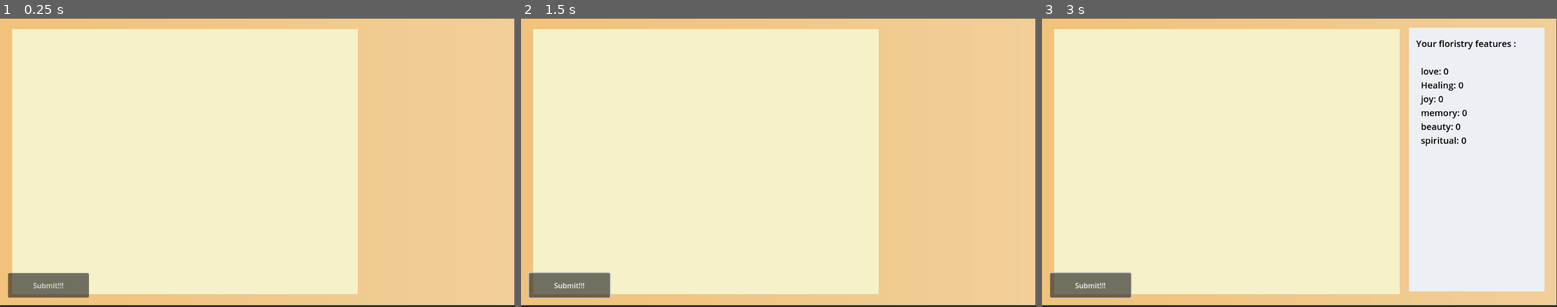
Above: before the commit, frames 1-3 (left to right).
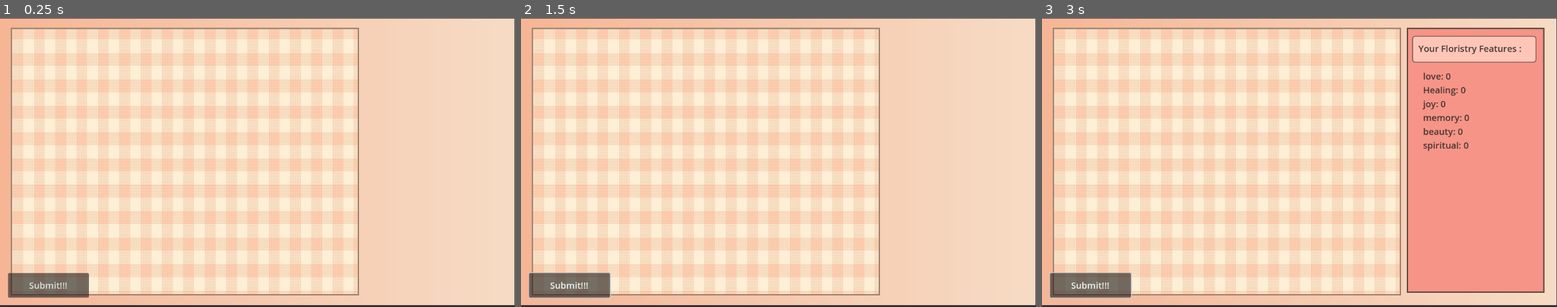
Above: after the commit, the same moments.

Repository: lyDevper/Floristry-Game
Game: Godot game, scene res://scenes/flowerArrange_scene.tscn
Two runs of this game, one before a commit and one after it. Both use one fixed random seed, a clock stepped at 60 frames per second and the inputs below. This scene is started directly instead of the project's main scene.
Inputs (mouse positions are in pixels of both pictures, inside the frame that each line leads up to):
- Up to frame 1 (0.25 s): no input
- Up to frame 2 (1.5 s): click "Submit!!!" at 0.5 s; tap Enter (ui_accept) at 1.25 s; move the mouse to (891, 148) at 1.27 s; hold Right (ui_right) from 1.28 s (still down); click (891, 148) at 1.42 s
- Up to frame 3 (3 s): tap Enter (ui_accept) at 1.52, 2, 2.75 s; release Right (ui_right) at 2 s; drag from (1196, 176) to (1273, 220) at 2.02 s; move the mouse to (1351, 98) at 2.77 s; hold Left (ui_left) from 2.78 s (still down)

The runs differ from the first frame. In frame 1, 55% of the frame differs, in the area x 0-100%, y 0-100%; in frame 2, 55%; in frame 3, 55%.

Commit message:
ตกแต่ง

Diff:
--- a/scenes/FlowerCard.tscn
+++ b/scenes/FlowerCard.tscn
@@ -5,7 +5,12 @@
 [ext_resource type="Texture2D" uid="uid://dw7uqfcwkus7v" path="res://images/rose_pix.png" id="3_y4spa"]
 
 [sub_resource type="StyleBoxFlat" id="StyleBoxFlat_earyn"]
-bg_color = Color(0.79, 0.69599, 0.6557, 1)
+bg_color = Color(0.81640625, 0.7640853, 0.6824646, 1)
+border_width_left = 3
+border_width_top = 3
+border_width_right = 3
+border_width_bottom = 3
+border_color = Color(0.4862745, 0.40392157, 0.37254903, 1)
 corner_radius_top_left = 5
 corner_radius_top_right = 5
 corner_radius_bottom_right = 5
@@ -17,7 +22,7 @@
 [sub_resource type="LabelSettings" id="LabelSettings_l3wr0"]
 font = SubResource("SystemFont_rh8th")
 font_size = 20
-font_color = Color(0, 0, 0, 1)
+font_color = Color(0.296875, 0.22761704, 0.19714355, 1)
 
 [node name="FlowerCard" type="Panel"]
 custom_minimum_size = Vector2(300, 75)
--- a/scenes/ScorePanel.gd
+++ b/scenes/ScorePanel.gd
@@ -5,7 +5,7 @@
 
 # Function to update the score text in the label
 func render_score():
-	var score_text = "Your floristry features :\n"
+	var score_text = "Your Floristry Features :\n"
 	score_text += "\n"
 	# Loop through all semantics and display their score
 	for key in floristryScore.total_semantics.keys():
--- a/scenes/flowerArrange_scene.tscn
+++ b/scenes/flowerArrange_scene.tscn
@@ -1,21 +1,49 @@
-[gd_scene load_steps=11 format=3 uid="uid://bkuh8f77ua8fp"]
+[gd_scene load_steps=15 format=3 uid="uid://bkuh8f77ua8fp"]
 
+[ext_resource type="Texture2D" uid="uid://cerebpdt72xvt" path="res://images/sheetPattern.png" id="1_afopg"]
 [ext_resource type="PackedScene" uid="uid://cykeab16i3v7u" path="res://scenes/FlowerCard.tscn" id="1_c2tyu"]
 [ext_resource type="Script" uid="uid://cj8p6rrw8y1aw" path="res://scenes/FlowerBucket.gd" id="1_earyn"]
 [ext_resource type="Script" uid="uid://ccdwrgvhwjybb" path="res://scripts/SubmitBtn.gd" id="3_earyn"]
 [ext_resource type="Script" uid="uid://cd3mha31lm4t5" path="res://scenes/ScorePanel.gd" id="4_1pm1s"]
 
 [sub_resource type="Gradient" id="Gradient_5k0ej"]
-colors = PackedColorArray(0.94509804, 0.7607843, 0.48235294, 1, 0.95, 0.80939996, 0.5985, 1)
+colors = PackedColorArray(0.96484375, 0.7141516, 0.5917206, 1, 0.96484375, 0.8607273, 0.76885986, 1)
 
 [sub_resource type="GradientTexture2D" id="GradientTexture2D_nfgb7"]
 gradient = SubResource("Gradient_5k0ej")
 
-[sub_resource type="StyleBoxFlat" id="StyleBoxFlat_c2tyu"]
-bg_color = Color(0.96, 0.9456, 0.7872, 1)
+[sub_resource type="StyleBoxFlat" id="StyleBoxFlat_3j7vc"]
+bg_color = Color(0.6, 0.6, 0.6, 0)
+border_width_left = 4
+border_width_top = 5
+border_width_right = 5
+border_width_bottom = 5
+border_color = Color(0.6015625, 0.5116255, 0.4394226, 1)
+
+[sub_resource type="StyleBoxTexture" id="StyleBoxTexture_3j7vc"]
+texture = ExtResource("1_afopg")
+
+[sub_resource type="Theme" id="Theme_phb4g"]
 
 [sub_resource type="StyleBoxFlat" id="StyleBoxFlat_earyn"]
-bg_color = Color(0.9233856, 0.94125986, 0.95703125, 1)
+bg_color = Color(0.96484375, 0.5788827, 0.5276489, 1)
+border_width_left = 3
+border_width_top = 3
+border_width_right = 3
+border_width_bottom = 3
+border_color = Color(0.359375, 0.28975484, 0.2625122, 1)
+
+[sub_resource type="StyleBoxFlat" id="StyleBoxFlat_afopg"]
+bg_color = Color(1, 0.7746582, 0.72265625, 1)
+border_width_left = 2
+border_width_top = 2
+border_width_right = 2
+border_width_bottom = 2
+border_color = Color(0.5078125, 0.34843114, 0.33325195, 1)
+corner_radius_top_left = 6
+corner_radius_top_right = 6
+corner_radius_bottom_right = 6
+corner_radius_bottom_left = 6
 
 [sub_resource type="SystemFont" id="SystemFont_1pm1s"]
 font_weight = 200
@@ -23,7 +51,7 @@
 [sub_resource type="LabelSettings" id="LabelSettings_afopg"]
 font = SubResource("SystemFont_1pm1s")
 font_size = 20
-font_color = Color(0, 0, 0, 1)
+font_color = Color(0.26953125, 0.20968294, 0.19793701, 1)
 
 [node name="SceneRoot" type="Node2D"]
 
@@ -37,12 +65,19 @@
 scale = Vector2(17.984375, 10.046875)
 texture = SubResource("GradientTexture2D_nfgb7")
 
+[node name="Panel" type="Panel" parent="."]
+offset_left = 24.0
+offset_top = 22.0
+offset_right = 803.0
+offset_bottom = 622.0
+theme_override_styles/panel = SubResource("StyleBoxFlat_3j7vc")
+
 [node name="Canvas" type="Panel" parent="."]
 offset_left = 27.0
 offset_top = 25.0
 offset_right = 800.0
 offset_bottom = 619.0
-theme_override_styles/panel = SubResource("StyleBoxFlat_c2tyu")
+theme_override_styles/panel = SubResource("StyleBoxTexture_3j7vc")
 
 [node name="ScrollContainer" type="ScrollContainer" parent="."]
 offset_left = 820.0
@@ -66,23 +101,36 @@
 offset_right = 199.0
 offset_bottom = 627.0
 mouse_default_cursor_shape = 2
+theme = SubResource("Theme_phb4g")
+theme_override_font_sizes/font_size = 20
 text = "Submit!!!"
 script = ExtResource("3_earyn")
 
 [node name="ScorePanel" type="Panel" parent="."]
 visible = false
-offset_left = 821.0
+offset_left = 816.0
 offset_top = 22.0
 offset_right = 1124.0
-offset_bottom = 613.0
+offset_bottom = 616.0
 theme_override_styles/panel = SubResource("StyleBoxFlat_earyn")
 script = ExtResource("4_1pm1s")
 
+[node name="Panel" type="Panel" parent="ScorePanel"]
+layout_mode = 0
+offset_left = 12.0
+offset_top = 18.0
+offset_right = 290.0
+offset_bottom = 78.0
+theme_override_styles/panel = SubResource("StyleBoxFlat_afopg")
+
 [node name="Label" type="Label" parent="ScorePanel"]
 layout_mode = 0
-offset_left = 16.0
-offset_top = 21.0
-offset_right = 288.0
-offset_bottom = 564.0
-text = "Lorem Ipsum"
+offset_left = 26.0
+offset_top = 32.0
+offset_right = 298.0
+offset_bottom = 575.0
+text = "Lorem Ipsum Ssese
+
+   Florara
+   Flororaa"
 label_settings = SubResource("LabelSettings_afopg")
Binary file added: images/sheetPattern.png
Not shown, added: images/sheetPattern.png.import
